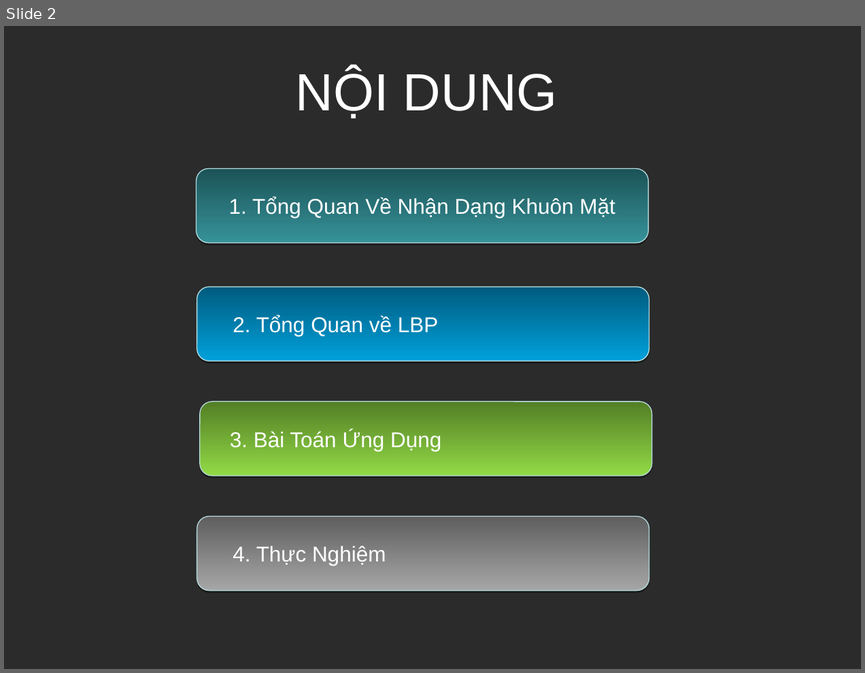
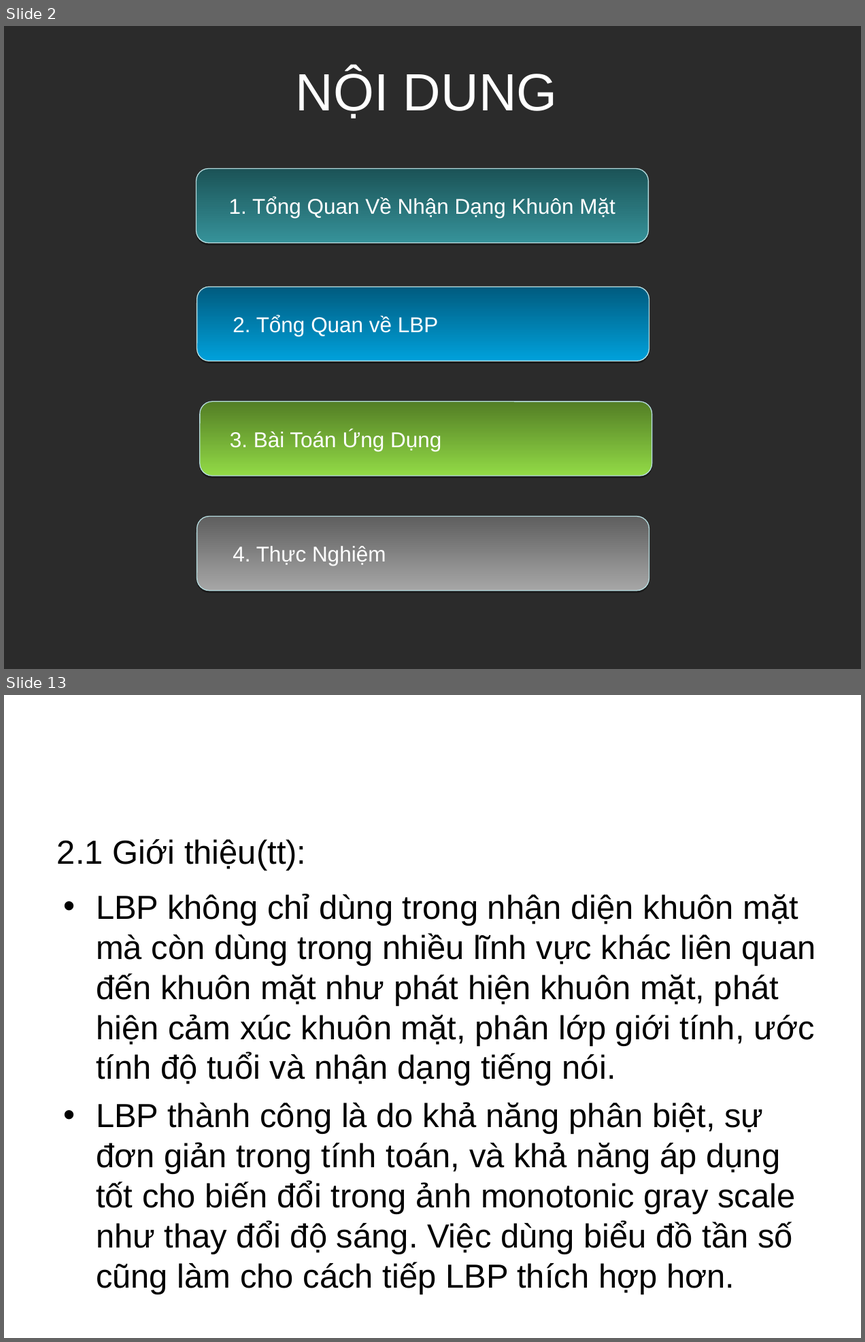
Before and after one commit to Alex7Huynh/lbp-group7, a slide deck: Slide.ppt. Shown one above the other, each under a label of ours: slide 2 before the commit, slides 2 and 13 after it; the slides between them are not shown. The pictures are 865x673 and 865x1342 pixels, drawn with LibreOffice and Linux fonts; fonts in the diff are those of the drawing; background and template pictures are left out; a plain dark background stands for a picture behind light text. Boxes give left, top, right and bottom in pixels: in the first picture for what was removed or moved away, otherwise in the second. Text is boxed around its words. In the diff, an @@ line names an element or a change of style, - is before the commit and + after.

```diff
--- a/Slide.ppt
+++ b/Slide.ppt
@@ slide 13 added at bbox=[4, 695, 861, 1338], background picture (left out) @@
@@ title added at bbox=[41, 706, 812, 791], 32 pt, text #FFFFFF @@
+2. Tổng Quan LBP
@@ text added at bbox=[57, 839, 306, 870], 28 pt, text #000000 @@
+  2.1 Giới thiệu(tt):
@@ text added at bbox=[96, 894, 816, 1294], 28 pt, text #000000 @@
+• LBP không chỉ dùng trong nhận diện khuôn mặt mà còn dùng trong nhiều lĩnh vực khác liên quan đến khuôn mặt như phát hiện khuôn mặt, phát hiện cảm xúc khuôn mặt, phân lớp giới tính, ước tính độ tuổi và nhận dạng tiếng nói.
+• LBP thành công là do khả năng phân biệt, sự đơn giản trong tính toán, và khả năng áp dụng tốt cho biến đổi trong ảnh monotonic gray scale như thay đổi độ sáng. Việc dùng biểu đồ tần số cũng làm cho cách tiếp LBP thích hợp hơn.
```
Also in this commit, not shown: 15 other slides added, 1 slide removed.
